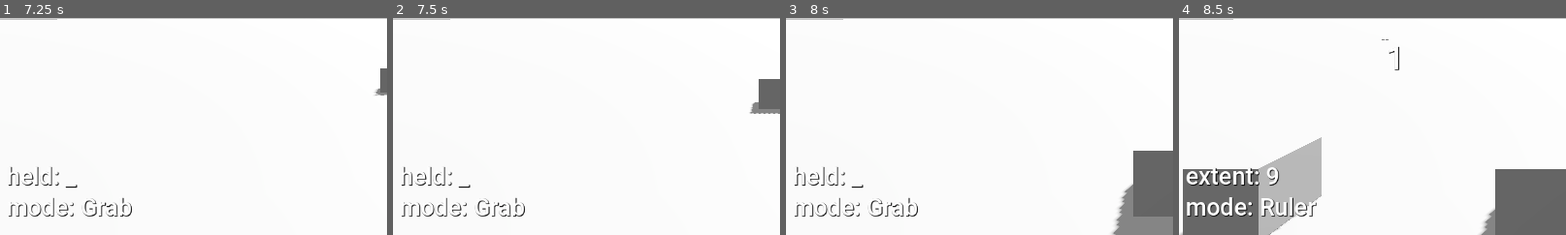
Above: before the commit, frames 1-4 (left to right).
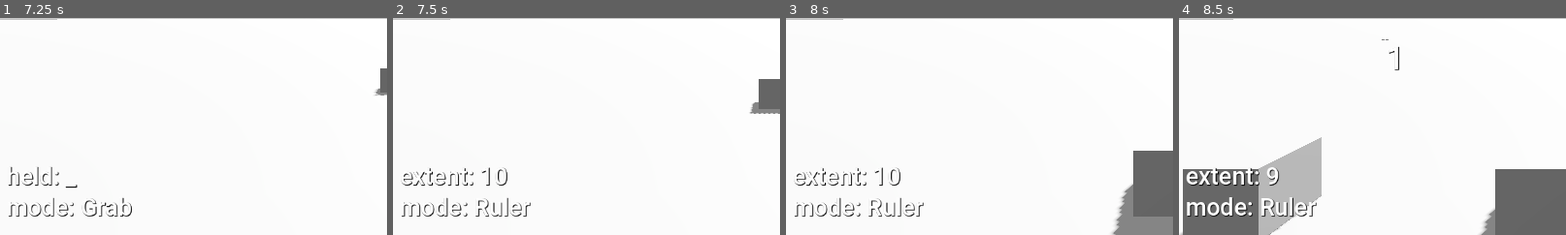
Above: after the commit, the same moments.

Repository: ktnlvr/table
Game: Godot game, scene res://scenes/base.tscn
The game is run twice, just before and just after one commit, with the same random seed, the same clock (stepped at 60 frames per second) and the same inputs.
Inputs (mouse positions are % of the whole screen's width and height, from its top left):
- Up to frame 1 (7.25 s): tap Enter (Toggle Lock Height) at 0.5 s; move the mouse to (72, 45) at 0.52 s; press the mouse at (72, 45) at 0.53 s; hold D (Right) 0.53-1.25 s; tap Mouse wheel down (Gentle Down) at 0.8, 2.1, 3.8, 5.85 s; release the mouse at (72, 45) at 1.25 s; click "Host" at 1.25 s; tap Space at 2 s; move the mouse to (30, 55) at 2.02 s; hold S (Back) 2.03-2.78 s; click (30, 55) at 2.17 s; tap Mouse wheel up (Gentle Up) at 2.3, 2.85, 4.55, 6.6 s; move the mouse to (60, 28) at 2.77 s; press the mouse at (60, 28) at 2.78 s; hold D (Right) 2.78-3.53 s; move the mouse to (45, 70) at 3.52 s; release the mouse at (45, 70) at 3.53 s; hold W (Forward) 3.53-4.28 s; tap Shift (Boost) at 3.6 s; click (45, 70) at 3.67 s; move the mouse to (80, 65) at 4.27 s; press the mouse at (80, 65) at 4.28 s; hold A (Left) 4.28-5.78 s; move the mouse to (20, 35) at 5.02 s; release the mouse at (20, 35) at 5.03 s; tap F (Freeze) at 5.1 s; click (20, 35) at 5.3 s; move the mouse to (55, 50) at 5.77 s; hold S (Back) 5.78-6.53 s; click (55, 50) at 5.92 s; move the mouse to (35, 25) at 6.52 s; hold D (Right) from 6.53 s (still down); click (35, 25) at 6.67 s
- Up to frame 2 (7.5 s): move the mouse to (72, 45) at 7.27 s; release D (Right) at 7.28 s; press the mouse at (72, 45) at 7.28 s; hold W (Forward) from 7.28 s (still down); tap C (Next Mode, bound only after the commit) at 7.35 s
- Up to frame 3 (8 s): keep holding W (Forward)
- Up to frame 4 (8.5 s): move the mouse to (30, 55) at 8.02 s; release W (Forward) at 8.03 s; release the mouse at (30, 55) at 8.03 s; hold D (Right) from 8.03 s (still down); tap Y (Next Mode, bound only before the commit) at 8.1 s; click (30, 55) at 8.17 s; tap Mouse wheel down (Gentle Down) at 8.3 s
The pictures show only the part of the screen within x 1-51%, y 50-100%; the shares and areas given below are measured in that part.

Frame 1 is identical in both runs. In frame 2, 1.3% of the frame differs, in the area x 2-36%, y 68-92%; in frame 3, 1.3%; in frame 4, nothing differs.

Commit message:
Fix max ruler extension input

Diff:
--- a/project.godot
+++ b/project.godot
@@ -79,7 +79,7 @@
 }
 "Next Mode"={
 "deadzone": 0.5,
-"events": [Object(InputEventKey,"resource_local_to_scene":fa …(140 unchanged characters)… d":false,"keycode":0,"physical_keycode":89,"key_label":0,"unicode":121,"location":0,"echo":false,"script":null)
+"events": [Object(InputEventKey,"resource_local_to_scene":fa …(140 unchanged characters)… d":false,"keycode":0,"physical_keycode":67,"key_label":0,"unicode":99,"location":0,"echo":false,"script":null)
 ]
 }
 "Gentle Up"={
--- a/scripts/controls/Controller.gd
+++ b/scripts/controls/Controller.gd
@@ -38,7 +38,7 @@
 # MODE_RULER
 const MIN_RULER_LENGTH = 0.1
 const MAX_RULER_LENGTH = 60
-const RULER_EXTEND_SPEED = 20
+const RULER_EXTEND_SPEED = 10
 var is_ruler_valid = false
 var current_ruler_length = 10
 var is_ruler_updating = false
@@ -66,8 +66,11 @@
 	held_item = null
 
 func get_mouse_scroll() -> int:
-	var scroll = -1 if Input.is_action_just_pressed("Gentle Down") else 0
-	scroll += 1 if Input.is_action_just_pressed("Gentle Up") else 0
+	var _pressed = func(name):
+		return Input.is_action_just_pressed(name) or Input.is_action_pressed(name)
+
+	var scroll = -1 if _pressed.call("Gentle Down") else 0
+	scroll += 1 if _pressed.call("Gentle Up") else 0
 	return scroll
 
 func _reset_flags():
@@ -94,7 +97,7 @@
 			try_grab(raycast)
 
 func _max_ruler_extension():
-	return max(0, floor(current_ruler_length))
+	return max(MIN_RULER_LENGTH + EPSILON, floor(current_ruler_length))
 
 func _process_ruler(dt: float, raycast):
 	var length_extension = RULER_EXTEND_SPEED * dt * get_mouse_scroll()
@@ -168,7 +171,7 @@
 			held_name = held_item.display_name()
 		status_label.text += "held: " + held_name + "\n"
 	elif mode == MODE_RULER:
-		status_label.text += "extent: " + str(_max_ruler_extension()) + "\n"
+		status_label.text += "extent: " + str(floor(_max_ruler_extension())) + "\n"
 	elif mode == MODE_SPAWN:
 		if active_miniature:
 			status_label.text += "spawning: " + str(active_miniature.display_name) + "\n"
